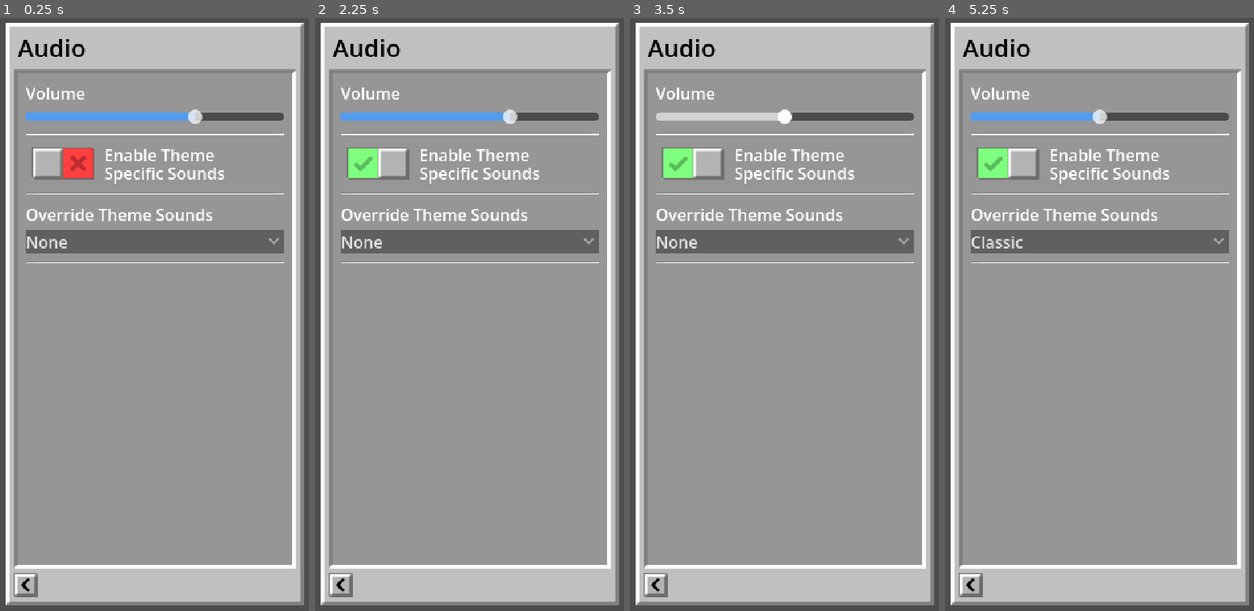
Above: before the commit, frames 1-4 (left to right).
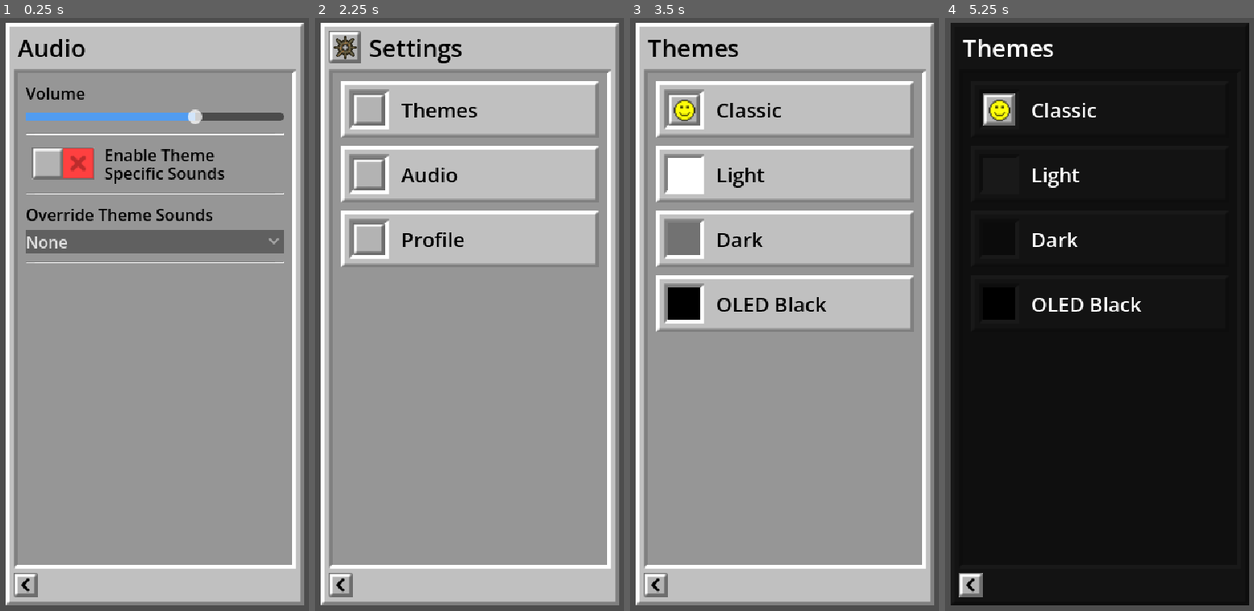
Above: after the commit, the same moments.

Repository: aidan-oien/MinesweeperGO
Game: Godot game, scene res://ScenesAndScripts/audio.tscn
Two runs of this game, one before a commit and one after it. Both use one fixed random seed, a clock stepped at 60 frames per second and the inputs below. This scene is started directly instead of the project's main scene.
Inputs (mouse positions are in pixels of both pictures, inside the frame that each line leads up to):
- Up to frame 1 (0.25 s): no input
- Up to frame 2 (2.25 s): click (376, 166) at 0.5 s; click "None" at 1.25 s; click (339, 587) at 2.02 s
- Up to frame 3 (3.5 s): click (784, 106) at 2.77 s
- Up to frame 4 (5.25 s): click (1099, 172) at 3.52 s; click (1099, 237) at 4.27 s; click (1099, 302) at 5.02 s

The runs differ from the first frame. In frame 1, 1.5% of the frame differs, in the area x 8-73%, y 11-35%; in frame 2, 22%; in frame 3, 28%; in frame 4, 94%, in the area x 1-99%, y 0-100%.

Commit message:
added some scripts for save, did the menu thing on accident, and also orientation

Diff:
--- a/ScenesAndScripts/audio.tscn
+++ b/ScenesAndScripts/audio.tscn
@@ -4,6 +4,7 @@
 [ext_resource type="Texture2D" uid="uid://bnor3e7g388x6" path="res://Assets/inset.png" id="1_8koxf"]
 [ext_resource type="Texture2D" uid="uid://canv5n8xhp7m0" path="res://Assets/checkbox_y.png" id="1_pqfjh"]
 [ext_resource type="Texture2D" uid="uid://ddsa1t5w5xu10" path="res://Assets/checkbox_n.png" id="2_8koxf"]
+[ext_resource type="Script" uid="uid://ccrf1dhr4mqgn" path="res://ScenesAndScripts/audio_settings.gd" id="2_p6img"]
 [ext_resource type="Texture2D" uid="uid://dliej55w4j6hb" path="res://Assets/ssd_inset.png" id="4_8nt3v"]
 [ext_resource type="Texture2D" uid="uid://coia3e004l34w" path="res://Assets/back.png" id="6_qmqds"]
 
@@ -27,6 +28,7 @@
 anchor_bottom = 1.0
 grow_horizontal = 2
 grow_vertical = 2
+script = ExtResource("2_p6img")
 
 [node name="MarginContainer" type="MarginContainer" parent="." unique_id=942183618]
 layout_mode = 1
@@ -126,6 +128,7 @@
 text = "Volume"
 
 [node name="HSlider" type="HSlider" parent="MarginContainer/VBoxContainer/MarginContainer5/MarginContainer/ItemList/VBoxContainer/MarginContainer/VBoxContainer" unique_id=850896731]
+unique_name_in_owner = true
 layout_mode = 2
 size_flags_vertical = 3
 theme = SubResource("Theme_hwc55")
@@ -162,6 +165,7 @@
 layout_mode = 2
 
 [node name="CheckButton" type="CheckButton" parent="MarginContainer/VBoxContainer/MarginContainer5/MarginContainer/ItemList/VBoxContainer/MarginContainer2/VBoxContainer/HBoxContainer" unique_id=525093980]
+unique_name_in_owner = true
 layout_mode = 2
 theme = SubResource("Theme_fnwo5")
 theme_override_colors/font_color = Color(0, 0, 0, 1)
@@ -209,6 +213,7 @@
 text = "Override Theme Sounds"
 
 [node name="OptionButton" type="OptionButton" parent="MarginContainer/VBoxContainer/MarginContainer5/MarginContainer/ItemList/VBoxContainer/MarginContainer3/VBoxContainer" unique_id=913901958]
+unique_name_in_owner = true
 layout_mode = 2
 theme_override_font_sizes/font_size = 16
 theme_override_styles/normal = SubResource("StyleBoxFlat_4w2ea")
@@ -243,7 +248,8 @@
 theme_override_constants/margin_top = 0
 theme_override_constants/margin_bottom = 8
 
-[node name="Back Button" type="TextureButton" parent="MarginContainer/VBoxContainer/BackContainer" unique_id=1107806672]
+[node name="Back_Button" type="TextureButton" parent="MarginContainer/VBoxContainer/BackContainer" unique_id=1107806672]
+unique_name_in_owner = true
 layout_mode = 2
 size_flags_horizontal = 0
 texture_normal = ExtResource("6_qmqds")
--- /dev/null
+++ b/ScenesAndScripts/audio_settings.gd
@@ -0,0 +1,32 @@
+extends Control
+
+
+# Called when the node enters the scene tree for the first time.
+func _ready() -> void:
+	%HSlider.value = PlayerData.volume
+	%CheckButton.button_pressed = PlayerData.theme_sounds
+	if PlayerData.sound_override == "None":
+		%OptionButton.select(0)
+	elif PlayerData.sound_override == "Classic":
+		%OptionButton.select(1)
+	%Back_Button.pressed.connect(back)
+
+	%HSlider.value_changed.connect(volume_changed)
+	%CheckButton.toggled.connect(sound_toggled)
+	%OptionButton.item_selected.connect(override_sound_toggled)
+
+func volume_changed(value: float) -> void:
+	PlayerData.volume = value
+	PlayerData.actual_volume()
+	PlayerData.save_setts()
+
+func sound_toggled(on: bool) -> void:
+	PlayerData.theme_sounds = on
+	PlayerData.save_setts()
+func override_sound_toggled(index: int) -> void:
+	PlayerData.sound_override = %OptionButton.get_item_text(index)
+	PlayerData.save_setts()
+
+# Called every frame. 'delta' is the elapsed time since the previous frame.
+func back () -> void:
+	get_tree().change_scene_to_file("res://ScenesAndScripts/settings.tscn")
--- /dev/null
+++ b/ScenesAndScripts/orientation.gd
@@ -0,0 +1,25 @@
+extends Node
+
+var last_orientation = ""
+
+
+# Called every frame. 'delta' is the elapsed time since the previous frame.
+func _process( _delta):
+	var size = get_viewport().size
+	var current_orientation = ""
+	if size.x > size.y:
+		current_orientation = "landscape"
+	else:
+		current_orientation = "portrait"
+
+	if current_orientation != last_orientation:
+		last_orientation = current_orientation
+		on_orientation_changed(current_orientation)
+
+func on_orientation_changed(orientation):
+	if orientation == "portrait":
+		print("Switched to portrait")
+		get_window().content_scale_size = Vector2i(360, 640)
+	if orientation == "landscape":
+		print("Switched to landscape")
+		get_window().content_scale_size = Vector2i(640, 360)
--- /dev/null
+++ b/ScenesAndScripts/player_data.gd
@@ -0,0 +1,66 @@
+extends Node
+
+#@export var image: Texture2D
+var volume := 67.0
+var theme_sounds := false
+var sound_override := "None"
+var theme := "Classic"
+var theme_color := Color(1, 1, 1)
+var text_color := Color.BLACK
+
+# Called when the node enters the scene tree for the first time.
+func _ready() -> void:
+	#save_image(image)
+	load_setts()
+	save_setts() #if youre reading this AIDAN let a man name his functions in a FUN(C)ky way.
+	actual_volume()
+	theme_pick()
+	get_tree().node_added.connect(themes)
+
+func save_image(texture: Texture2D) -> void:
+	var pfp := texture.get_image()
+	pfp.save_png("user://pfp.png")
+
+func save_setts() -> void:
+	var config_file := ConfigFile.new()
+	config_file.set_value("settings", "volume", volume)
+	config_file.set_value("settings", "theme_sounds", theme_sounds)
+	config_file.set_value("settings", "sound_override", sound_override)
+	config_file.set_value("settings", "theme", theme)
+	config_file.save("user://settings.cfg")
+
+func load_setts() -> void:
+	var config_file := ConfigFile.new()
+	config_file.load("user://settings.cfg")
+	volume = config_file.get_value("settings", "volume", volume)
+	theme_sounds = config_file.get_value("settings", "theme_sounds", theme_sounds)
+	sound_override = config_file.get_value("settings", "sound_override", sound_override)
+	theme = config_file.get_value("settings", "theme", theme)
+
+func actual_volume() -> void:
+	AudioServer.set_bus_volume_db(0, linear_to_db(volume/100))#so that it actually goes down and doesnt blow your ear drums
+
+func theme_pick() -> void:
+	if theme == "Classic":
+		theme_color=Color(1, 1, 1)
+		text_color = Color.BLACK
+	elif theme == "Light":
+		theme_color=Color(1.5, 1.5, 1.5)
+		text_color = Color.BLACK
+	if theme == "Dark":
+		theme_color=Color(0.5, 0.5, 0.5)
+		text_color = Color.WHITE
+	elif theme == "OLED_Black":
+		theme_color=Color(0.1, 0.1, 0.1)
+		text_color = Color.WHITE
+#i cannot hard code all of that i will always find the lazy way
+	for node in get_tree().root.find_children("*", "", true, false):
+		themes(node)
+
+func themes(node: Node) -> void:
+	if node.is_in_group("no_theme"):
+		return
+	if node is NinePatchRect or node is ColorRect:
+		node.self_modulate = theme_color
+	if node is Label and node.get_theme_color("font color") != Color.RED: #so it skips over the level
+		node.add_theme_color_override("font_color", text_color)
--- a/profile.tscn
+++ b/ScenesAndScripts/profile.tscn
@@ -1,11 +1,11 @@
 [gd_scene format=3 uid="uid://ua4oy760jv2k"]
 
-[ext_resource type="Texture2D" uid="uid://b10uqnffryyxx" path="res://Assets/placeholder_image.png" id="1_skihg"]
-[ext_resource type="Texture2D" uid="uid://dp5x0xdplgk5w" path="res://Assets/bevel.png" id="1_yghs0"]
-[ext_resource type="Texture2D" uid="uid://bnor3e7g388x6" path="res://Assets/inset.png" id="2_r2xaa"]
-[ext_resource type="Texture2D" uid="uid://bx6l48c2f4wbv" path="res://Assets/edit.png" id="4_r2xaa"]
-[ext_resource type="Texture2D" uid="uid://dliej55w4j6hb" path="res://Assets/ssd_inset.png" id="5_r2xaa"]
-[ext_resource type="Texture2D" uid="uid://coia3e004l34w" path="res://Assets/back.png" id="6_o4dpx"]
+[ext_resource type="Texture2D" uid="uid://bnor3e7g388x6" path="res://Assets/inset.png" id="1_1q1b1"]
+[ext_resource type="Texture2D" uid="uid://dp5x0xdplgk5w" path="res://Assets/bevel.png" id="1_18lhw"]
+[ext_resource type="Texture2D" uid="uid://b10uqnffryyxx" path="res://Assets/placeholder_image.png" id="2_18lhw"]
+[ext_resource type="Texture2D" uid="uid://bx6l48c2f4wbv" path="res://Assets/edit.png" id="3_l5fpm"]
+[ext_resource type="Texture2D" uid="uid://dliej55w4j6hb" path="res://Assets/ssd_inset.png" id="4_mvqhw"]
+[ext_resource type="Texture2D" uid="uid://coia3e004l34w" path="res://Assets/back.png" id="5_7krmm"]
 
 [sub_resource type="StyleBoxFlat" id="StyleBoxFlat_khxjx"]
 bg_color = Color(0, 0.19607843, 0, 1)
@@ -32,6 +32,7 @@
 anchor_bottom = 1.0
 grow_horizontal = 2
 grow_vertical = 2
+rotation = 0.0015467386
 theme_override_constants/margin_left = 32
 theme_override_constants/margin_top = 32
 theme_override_constants/margin_right = 32
--- a/ScenesAndScripts/settings.tscn
+++ b/ScenesAndScripts/settings.tscn
@@ -5,6 +5,7 @@
 [ext_resource type="Texture2D" uid="uid://bnor3e7g388x6" path="res://Assets/inset.png" id="3_tve13"]
 [ext_resource type="Texture2D" uid="uid://coia3e004l34w" path="res://Assets/back.png" id="4_25tx7"]
 [ext_resource type="Texture2D" uid="uid://cjgugh0npasw4" path="res://Assets/emptyButton.png" id="4_e0ukv"]
+[ext_resource type="Script" uid="uid://cpehbe5ng7sju" path="res://ScenesAndScripts/settings_page.gd" id="5_e0ukv"]
 
 [node name="Settings" type="Control" unique_id=557893005]
 layout_mode = 3
@@ -13,6 +14,7 @@
 anchor_bottom = 1.0
 grow_horizontal = 2
 grow_vertical = 2
+script = ExtResource("5_e0ukv")
 
 [node name="MarginContainer" type="MarginContainer" parent="." unique_id=942183618]
 layout_mode = 1
@@ -159,11 +161,12 @@
 theme_override_font_sizes/font_size = 20
 text = "Themes"
 
-[node name="Button2" type="Button" parent="MarginContainer/VBoxContainer/MarginContainer5/MarginContainer/ItemList/VBoxContainer/MarginContainer4" unique_id=653369593]
-visible = false
+[node name="Theme_Settings" type="Button" parent="MarginContainer/VBoxContainer/MarginContainer5/MarginContainer/ItemList/VBoxContainer/MarginContainer4" unique_id=653369593]
+unique_name_in_owner = true
 layout_mode = 2
 text = "
 "
+flat = true
 alignment = 0
 
 [node name="MarginContainer5" type="MarginContainer" parent="MarginContainer/VBoxContainer/MarginContainer5/MarginContainer/ItemList/VBoxContainer" unique_id=1297836076]
@@ -224,11 +227,12 @@
 theme_override_font_sizes/font_size = 20
 text = "Audio"
 
-[node name="Button2" type="Button" parent="MarginContainer/VBoxContainer/MarginContainer5/MarginContainer/ItemList/VBoxContainer/MarginContainer5" unique_id=547051738]
-visible = false
+[node name="Audio_Settings" type="Button" parent="MarginContainer/VBoxContainer/MarginContainer5/MarginContainer/ItemList/VBoxContainer/MarginContainer5" unique_id=547051738]
+unique_name_in_owner = true
 layout_mode = 2
 text = "
 "
+flat = true
 alignment = 0
 
 [node name="MarginContainer6" type="MarginContainer" parent="MarginContainer/VBoxContainer/MarginContainer5/MarginContainer/ItemList/VBoxContainer" unique_id=642436189]
@@ -289,11 +293,12 @@
 theme_override_font_sizes/font_size = 20
 text = "Profile"
 
-[node name="Button2" type="Button" parent="MarginContainer/VBoxContainer/MarginContainer5/MarginContainer/ItemList/VBoxContainer/MarginContainer6" unique_id=659287263]
-visible = false
+[node name="Profile_Settings" type="Button" parent="MarginContainer/VBoxContainer/MarginContainer5/MarginContainer/ItemList/VBoxContainer/MarginContainer6" unique_id=659287263]
+unique_name_in_owner = true
 layout_mode = 2
 text = "
 "
+flat = true
 alignment = 0
 
 [node name="BackContainer" type="MarginContainer" parent="MarginContainer/VBoxContainer" unique_id=2134180771]
@@ -302,7 +307,8 @@
 theme_override_constants/margin_top = 0
 theme_override_constants/margin_bottom = 8
 
-[node name="Back Button" type="TextureButton" parent="MarginContainer/VBoxContainer/BackContainer" unique_id=1392885737]
+[node name="Back_Button" type="TextureButton" parent="MarginContainer/VBoxContainer/BackContainer" unique_id=1392885737]
+unique_name_in_owner = true
 layout_mode = 2
 size_flags_horizontal = 0
 texture_normal = ExtResource("4_25tx7")
--- /dev/null
+++ b/ScenesAndScripts/settings_page.gd
@@ -0,0 +1,23 @@
+extends Control
+
+
+# Called when the node enters the scene tree for the first time.
+func _ready() -> void:
+	%Theme_Settings.pressed.connect(themes_tab)
+	%Audio_Settings.pressed.connect(audio_tab)
+	%Profile_Settings.pressed.connect(profile_tab)
+	%Back_Button.pressed.connect(back) # Replace with function body.
+
+# Called every frame. 'delta' is the elapsed time since the previous frame.
+
+func themes_tab () -> void:
+	get_tree().change_scene_to_file("res://ScenesAndScripts/themes.tscn")
+
+func audio_tab () -> void:
+	get_tree().change_scene_to_file("res://ScenesAndScripts/audio.tscn")
+
+func profile_tab () -> void:
+	get_tree().change_scene_to_file("res://ScenesAndScripts/profile.tscn")
+
+func back () -> void:
+	get_tree().change_scene_to_file("res://ScenesAndScripts/map.tscn")
--- a/ScenesAndScripts/themes.tscn
+++ b/ScenesAndScripts/themes.tscn
@@ -1,5 +1,6 @@
 [gd_scene format=3 uid="uid://b4y56vw7wsqd0"]
 
+[ext_resource type="Script" uid="uid://c7dlk7tgixquv" path="res://ScenesAndScripts/themes_settings.gd" id="1_161mf"]
 [ext_resource type="Texture2D" uid="uid://dp5x0xdplgk5w" path="res://Assets/bevel.png" id="1_snhn1"]
 [ext_resource type="Texture2D" uid="uid://bnor3e7g388x6" path="res://Assets/inset.png" id="2_161mf"]
 [ext_resource type="Texture2D" uid="uid://dlk35a05jbpfx" path="res://Assets/face.png" id="3_feel6"]
@@ -12,6 +13,7 @@
 anchor_bottom = 1.0
 grow_horizontal = 2
 grow_vertical = 2
+script = ExtResource("1_161mf")
 
 [node name="MarginContainer" type="MarginContainer" parent="." unique_id=942183618]
 layout_mode = 1
@@ -154,11 +156,12 @@
 theme_override_font_sizes/font_size = 20
 text = "Classic"
 
-[node name="Button2" type="Button" parent="MarginContainer/Components/MarginContainer5/MarginContainer/ItemList/List/MarginContainer" unique_id=743546784]
-visible = false
+[node name="Classic" type="Button" parent="MarginContainer/Components/MarginContainer5/MarginContainer/ItemList/List/MarginContainer" unique_id=743546784]
+unique_name_in_owner = true
 layout_mode = 2
 text = "
 "
+flat = true
 alignment = 0
 
 [node name="MarginContainer2" type="MarginContainer" parent="MarginContainer/Components/MarginContainer5/MarginContainer/ItemList/List" unique_id=547399651]
@@ -218,11 +221,12 @@
 theme_override_font_sizes/font_size = 20
 text = "Light"
 
-[node name="Button2" type="Button" parent="MarginContainer/Components/MarginContainer5/MarginContainer/ItemList/List/MarginContainer2" unique_id=2116874046]
-visible = false
+[node name="Light" type="Button" parent="MarginContainer/Components/MarginContainer5/MarginContainer/ItemList/List/MarginContainer2" unique_id=2116874046]
+unique_name_in_owner = true
 layout_mode = 2
 text = "
 "
+flat = true
 alignment = 0
 
 [node name="MarginContainer3" type="MarginContainer" parent="MarginContainer/Components/MarginContainer5/MarginContainer/ItemList/List" unique_id=379610914]
@@ -283,11 +287,12 @@
 theme_override_font_sizes/font_size = 20
 text = "Dark"
 
-[node name="Button2" type="Button" parent="MarginContainer/Components/MarginContainer5/MarginContainer/ItemList/List/MarginContainer3" unique_id=2005556161]
-visible = false
+[node name="Dark" type="Button" parent="MarginContainer/Components/MarginContainer5/MarginContainer/ItemList/List/MarginContainer3" unique_id=2005556161]
+unique_name_in_owner = true
 layout_mode = 2
 text = "
 "
+flat = true
 alignment = 0
 
 [node name="MarginContainer4" type="MarginContainer" parent="MarginContainer/Components/MarginContainer5/MarginContainer/ItemList/List" unique_id=1697159774]
@@ -348,11 +353,12 @@
 theme_override_font_sizes/font_size = 20
 text = "OLED Black"
 
-[node name="Button2" type="Button" parent="MarginContainer/Components/MarginContainer5/MarginContainer/ItemList/List/MarginContainer4" unique_id=1632441120]
-visible = false
+[node name="OLED_Black" type="Button" parent="MarginContainer/Components/MarginContainer5/MarginContainer/ItemList/List/MarginContainer4" unique_id=1632441120]
+unique_name_in_owner = true
 layout_mode = 2
 text = "
 "
+flat = true
 alignment = 0
 
 [node name="BackContainer" type="MarginContainer" parent="MarginContainer/Components" unique_id=908494832]
@@ -361,7 +367,8 @@
 theme_override_constants/margin_top = 0
 theme_override_constants/margin_bottom = 8
 
-[node name="Back Button" type="TextureButton" parent="MarginContainer/Components/BackContainer" unique_id=284536156]
+[node name="Back_Button" type="TextureButton" parent="MarginContainer/Components/BackContainer" unique_id=284536156]
+unique_name_in_owner = true
 layout_mode = 2
 size_flags_horizontal = 0
 texture_normal = ExtResource("4_32nml")
--- /dev/null
+++ b/ScenesAndScripts/themes_settings.gd
@@ -0,0 +1,35 @@
+extends Control
+
+
+# Called when the node enters the scene tree for the first time.
+func _ready() -> void:
+	%Classic.pressed.connect(classic_theme)
+	%Light.pressed.connect(light_theme)
+	%Dark.pressed.connect(dark_theme)
+	%OLED_Black.pressed.connect(oled_black_theme)
+	%Back_Button.pressed.connect(back) # Replace with function body.
+
+# Called every frame. 'delta' is the elapsed time since the previous frame.
+
+func classic_theme () -> void:
+	PlayerData.theme = "Classic"
+	PlayerData.save_setts()
+	PlayerData.theme_pick()
+
+func light_theme () -> void:
+	PlayerData.theme = "Light"
+	PlayerData.save_setts()
+	PlayerData.theme_pick()
+
+func dark_theme () -> void:
+	PlayerData.theme = "Dark"
+	PlayerData.save_setts()
+	PlayerData.theme_pick()
+
+func oled_black_theme () -> void:
+	PlayerData.theme = "OLED_Black"
+	PlayerData.save_setts()
+	PlayerData.theme_pick()
+
+func back () -> void:
+	get_tree().change_scene_to_file("res://ScenesAndScripts/settings.tscn")
--- a/project.godot
+++ b/project.godot
@@ -15,14 +15,20 @@
 config/features=PackedStringArray("4.7", "Mobile")
 config/icon="res://Assets/icon.svg"
 
+[autoload]
+
+PlayerData="*uid://cdq31lr6e8qyq"
+Orientation="*uid://br5lya82kqwx8"
+
 [display]
 
 window/size/viewport_width=360
 window/size/viewport_height=640
-window/size/window_width_override=720
-window/size/window_height_override=1280
+window/size/window_width_override=1280
+window/size/window_height_override=720
 window/stretch/mode="viewport"
-window/stretch/aspect="ignore"
+window/stretch/aspect="expand"
+window/handheld/orientation=6
 
 [dotnet]
 
Not shown, added: ScenesAndScripts/audio_settings.gd.uid
Not shown, added: ScenesAndScripts/orientation.gd.uid
Not shown, added: ScenesAndScripts/player_data.gd.uid
Not shown: 8 places in ScenesAndScripts/profile.tscn that only renumber resources
Not shown, added: ScenesAndScripts/settings_page.gd.uid
Not shown, added: ScenesAndScripts/themes_settings.gd.uid
